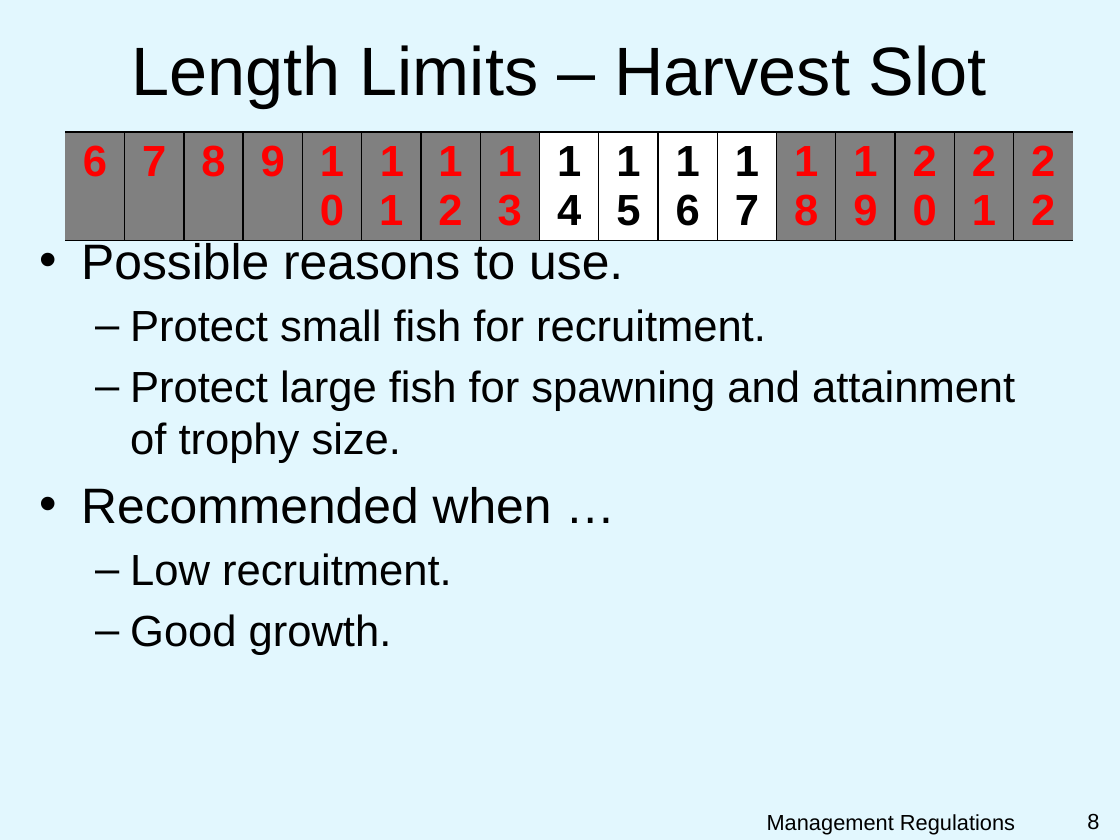
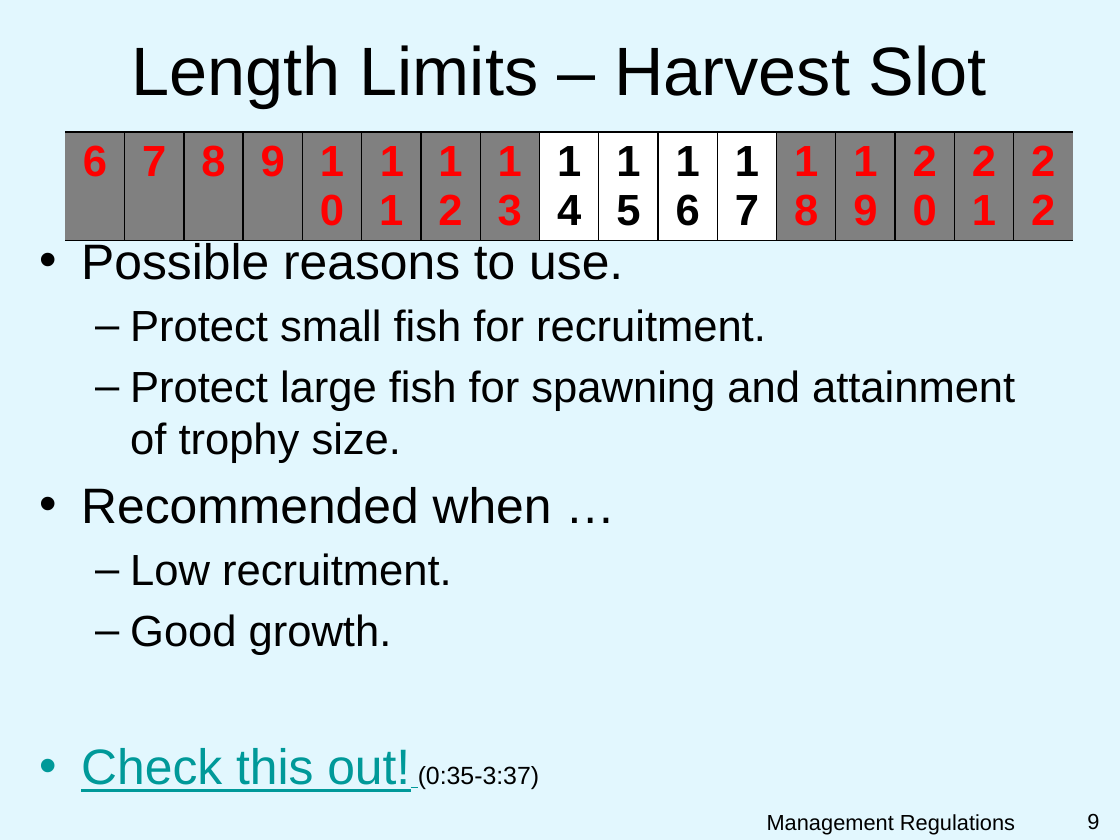
Before and after one commit to droglenc/NCNRS349, a slide deck: slide 9 of modules/MgmntSizeLimits/PPT.pptx (slide 8 before the commit). Drawn at 1120x840 pixels with LibreOffice and Linux fonts; fonts in the diff are those of the drawing; background and template pictures are left out. Boxes give left, top, right and bottom in pixels: in the first picture for what was removed or moved away, otherwise in the second. Text is boxed around its words. In the diff, an @@ line names an element or a change of style, - is before the commit and + after.

Commit message:
Updated Size Limits PPT

```diff
--- a/modules/MgmntSizeLimits/PPT.pptx
+++ b/modules/MgmntSizeLimits/PPT.pptx
@@ text at (x1=81, y1=748, x2=539, y2=792): paragraph added @@
+• Check this out! (0:35-3:37)
@@ page number at (x1=1087, y1=813, x2=1099, y2=830): text changed @@
-8
+9
```
Also in this commit, not shown: 1 slide added.
